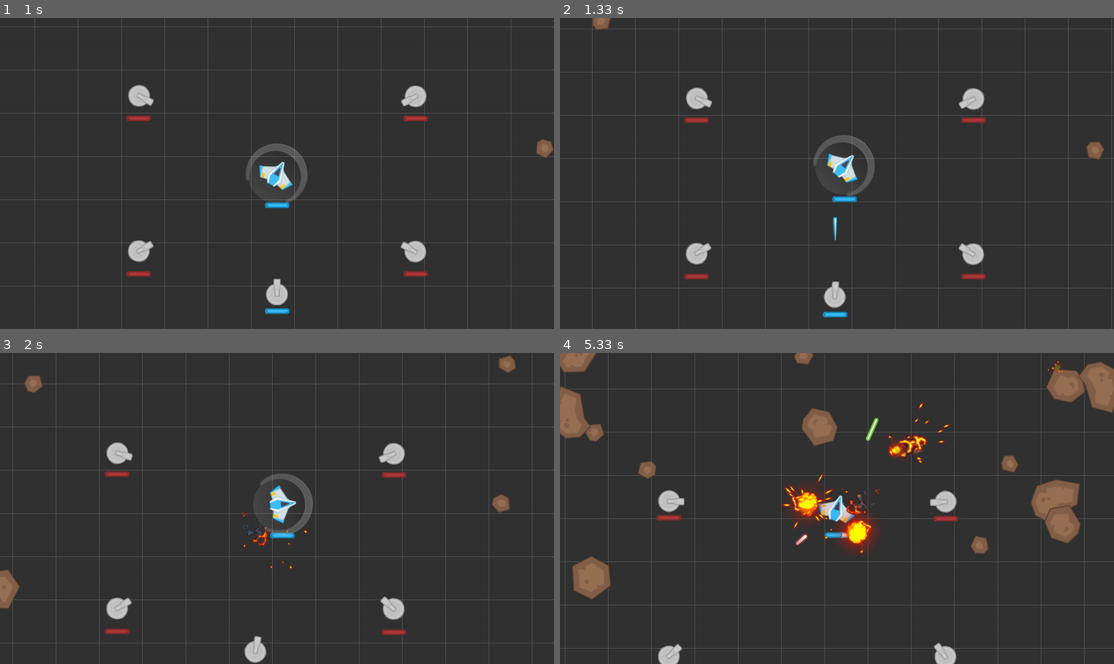
Above: before the commit, frames 1-4 (two rows, left to right).
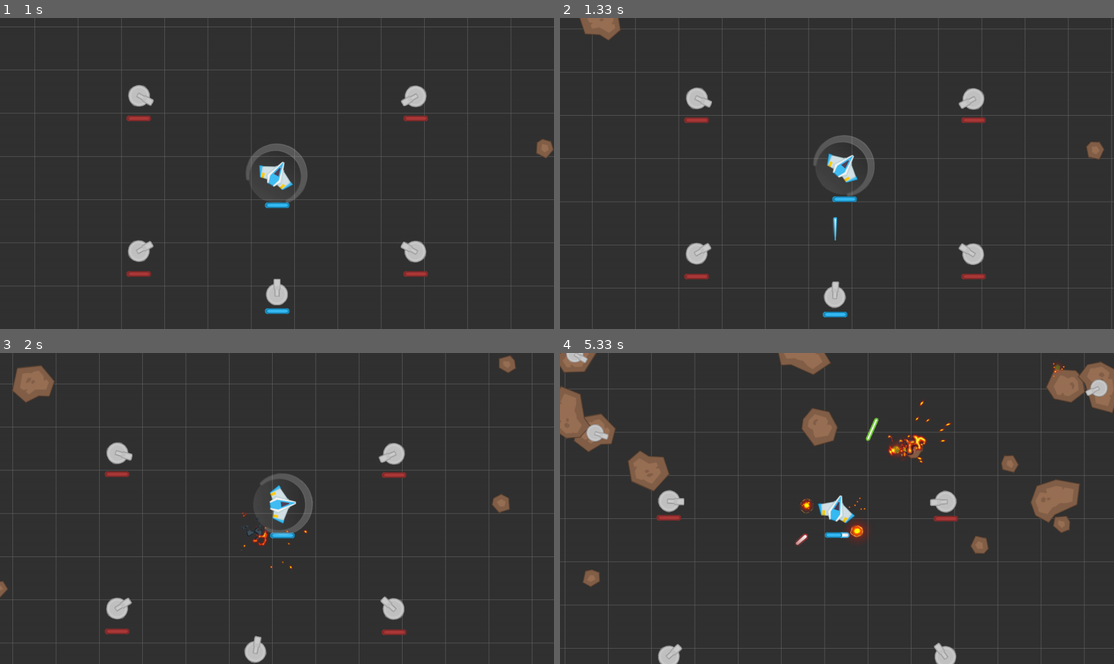
Above: after the commit, the same moments.

Repository: genericprogrammerdude/pygamengn
Game: pygame game, started from main.py
The game is run twice, just before and just after one commit, with the same random seed, the same clock (stepped at 60 frames per second) and the same inputs.
Inputs:
- Up to frame 1 (1 s): tap Space at 0.33 s; hold D from 0.67 s (still down)
- Up to frame 2 (1.33 s): release D at 1.13 s; hold W from 1.17 s (still down)
- Up to frame 3 (2 s): release W at 1.47 s; hold D 1.5-1.97 s
- Up to frame 4 (5.33 s): hold A 2-2.53 s; hold S 2.57-2.87 s; hold A 2.9-3.3 s; tap Space at 2.97, 3.27, 3.4, 3.8, 4.1, 4.47, 4.87, 5.17 s; hold W 3.33-3.7 s; hold D 3.73-4.37 s; hold S 4.4-4.77 s; hold A 4.8-5.27 s; hold D from 5.3 s (still down)

Frame 1 is identical in both runs. In frame 2, 0.3% of the frame differs, in the area x 3-11%, y 0-8%; in frame 3, 0.8%; in frame 4, 4.7%, in the area x 1-99%, y 0-80%.

Commit message:
Added Updatable and made AsteroidSpawner inherit from it. When Game has a player object, it propagates the information to all updatables. Added AsteroidTurret and all its ancillary objects to get it to shoot at the player.

Diff:
--- a/Assets/inventory.json
+++ b/Assets/inventory.json
@@ -77,6 +77,7 @@
                     ["Ship", "PlayerHealthBar"],
                     ["Shield"],
                     ["Asteroid"],
+                    ["Level_02/AsteroidProjectile"],
                     ["Level_02/AsteroidTurret", "Level_02/AsteroidTurretGun"],
                     ["AnimatedTexture"],
                     ["HealthBar"]
@@ -257,7 +258,7 @@
             "class_name": "Projectile",
             "kwargs": {
                 "image:image": "turret_projectile",
-                "death_effect": "Explosion",
+                "death_effect": "ExplosionSmall",
                 "damage": 10,
                 "game_object_type:mover": "EnemyTurretProjectileMover"
             },
@@ -414,14 +415,6 @@
                     "asteroid_types": [
                         "AsteroidBig",
                         "AsteroidMedium",
-                        "AsteroidBig",
-                        "AsteroidMedium",
-                        "AsteroidBig",
-                        "AsteroidMedium",
-                        "AsteroidBig",
-                        "AsteroidMedium",
-                        "AsteroidBig",
-                        "AsteroidMedium",
                         "AsteroidMother"
                     ],
                     "spawn_freq": 1000,
@@ -432,7 +425,7 @@
                 "class_name": "Turret",
                 "kwargs": {
                     "image:image": "turret",
-                    "projectile_type": "EnemyTurretProjectile",
+                    "projectile_type": "Level_02/AsteroidProjectile",
                     "fire_freq": 2250
                 },
                 "attachments": [
@@ -455,6 +448,19 @@
                 "groups": [
                     "RenderGroup"
                 ]
+            },
+            "AsteroidProjectile": {
+                "class_name": "Projectile",
+                "kwargs": {
+                    "image:image": "turret_projectile",
+                    "death_effect": "ExplosionSmall",
+                    "damage": 10,
+                    "game_object_type:mover": "EnemyTurretProjectileMover"
+                },
+                "groups": [
+                    "RenderGroup",
+                    "AsteroidsGroup"
+                ]
             }
         },
         "AsteroidMother": {
@@ -475,7 +481,8 @@
             "attachments": [
                 {
                     "game_type": "Level_02/AsteroidTurret",
-                    "offset": [0, 0]
+                    "offset": [0, 0],
+                    "parent_transform": false
                 }
             ],
             "groups": [
--- a/GameEngine/game.py
+++ b/GameEngine/game.py
@@ -33,3 +33,8 @@
 
         for updatable in self.updatables:
             updatable.update(delta)
+
+    def set_player(self, player):
+        """Tells the updateables which game object is the player."""
+        for updatable in self.updatables:
+            updatable.set_player(player)
--- /dev/null
+++ b/GameEngine/updatable.py
@@ -0,0 +1,16 @@
+import abc
+
+from game_object_factory import GameObjectBase, GameObjectFactory
+from game_object_factory import GameObjectFactory
+
+
+class Updatable(GameObjectBase):
+    """Base class for objects that the Game object will update and pass some information to."""
+
+    @abc.abstractmethod
+    def update(self, delta):
+        pass
+
+    @abc.abstractmethod
+    def set_player(self, player):
+        pass
--- a/asteroid.py
+++ b/asteroid.py
@@ -7,6 +7,7 @@
 from game_object_factory import GameObjectFactory
 from render_group import RenderGroup
 from transform import Transform
+from updatable import Updatable
 
 
 @GameObjectFactory.register("Asteroid")
@@ -27,6 +28,8 @@
         self.set_heading(self.heading + spin_delta)
         self.pos = self.pos + self.mover.move(delta)
         super().update(delta)
+        for attachment in self.attachments:
+            attachment.game_object.set_pos(self.pos)
 
     def handle_collision(self, gob, *_):
         """Reacts to collision against game object gob."""
@@ -58,7 +61,7 @@
 
 
 @GameObjectFactory.register("AsteroidSpawner")
-class AsteroidSpawner(GameObjectBase):
+class AsteroidSpawner(Updatable):
     """Spawns asteroids just to be annoying."""
 
     def __init__(self, asteroid_types, spawn_freq, render_group):
@@ -66,6 +69,10 @@
         self.spawn_freq = spawn_freq
         self.time_to_next_spawn = random.randrange(spawn_freq)
         self.render_group = render_group
+
+    def set_player(self, player):
+        """Sets the player game object."""
+        self.player = player
 
     def update(self, delta):
         self.time_to_next_spawn -= delta
@@ -78,6 +85,8 @@
             asteroid.mover.set_direction(direction)
             asteroid.set_pos(pos)
             asteroid.transform()
+            for attachment in asteroid.attachments:
+                attachment.game_object.set_target(self.player)
 
     def get_random_pos_dir(self, world_view_rect):
         # Aim roughly to the center of the screen
--- a/main.py
+++ b/main.py
@@ -38,6 +38,8 @@
     level.create_objects(game.render_group)
     player = level.player
 
+    game.set_player(player)
+
     clock = pygame.time.Clock()
     running = True
 
--- a/turret.py
+++ b/turret.py
@@ -1,5 +1,4 @@
 import math
-import random
 
 from game_object import GameObject
 from game_object_factory import GameObjectFactory
